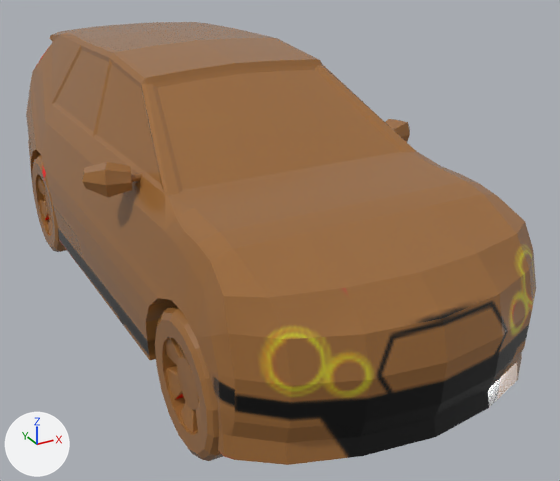
Two versions of the FBX model JackiesLantern/Assets/GameAssets/Models/Level1Models/Car002.fbx, one commit apart.
The view is the same before and after, from a camera (50 mm lens) standing at (-2.128, -4.699, 2.671) and looking at (0.266, -0.346, 0.495). Lighting does not change. The marker at lower left points along +X, +Y and +Z. Where no turn or scale is listed for an object, it has been applied to the vertices.

Objects in the first picture: 'Car002'.
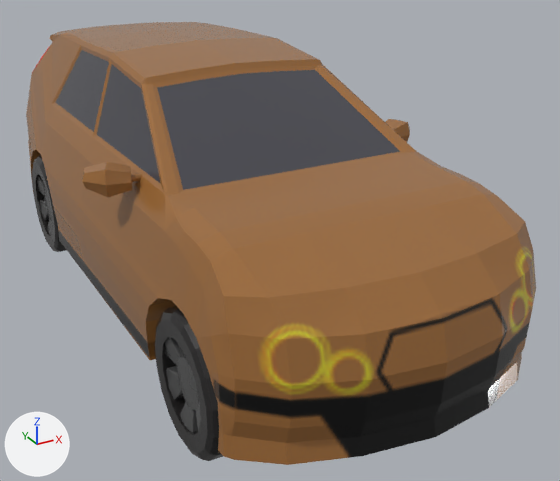
Commit message: fixed car stuff

Boxes [x1, y1, x2, y2] around the edits, measured in the pictures (560 x 481 px):
part 1 of me_mesh, recoloured (brown to grey): [56, 50, 400, 190] in both
part 2 of me_mesh, recoloured (brown to black): [155, 306, 223, 461] in both
part 3 of me_mesh, recoloured (brown to grey): [32, 155, 66, 252] in both
part 4 of me_mesh, recoloured (brown to grey): [165, 338, 201, 432] in both
part 5 of me_mesh, recoloured (brown to grey): [37, 176, 53, 235] in both

Patch to the scene script:
```diff
--- a/JackiesLantern/Assets/GameAssets/Models/Level1Models/Car002.fbx.py
+++ b/JackiesLantern/Assets/GameAssets/Models/Level1Models/Car002.fbx.py
@@ img_cars_ties_base_color_png @@
+img_cars_ties_base_color_png = load_image('Cars_Ties_Base_Color.png', 'LVL1 Textures/Cars_Textures/Cars_Ties_Base_Color.png', 4096, 4096, 'sRGB')
@@ img_cars_rims_base_color_png @@
+img_cars_rims_base_color_png = load_image('Cars_Rims_Base_Color.png', 'LVL1 Textures/Cars_Textures/Cars_Rims_Base_Color.png', 4096, 4096, 'sRGB')
@@ img_cars_windows_base_color_png @@
+img_cars_windows_base_color_png = load_image('Cars_Windows_Base_Color.png', 'LVL1 Textures/Cars_Textures/Cars_Windows_Base_Color.png', 4096, 4096, 'sRGB')
@@ mat_tires @@
+mat_tires = principled_material('tires')
+mat_tires.texture = img_cars_ties_base_color_png
+mat_tires.roughness = 0.2
@@ mat_rims @@
+mat_rims = principled_material('rims')
+mat_rims.texture = img_cars_rims_base_color_png
+mat_rims.roughness = 0.2
@@ mat_windows @@
+mat_windows = principled_material('windows')
+mat_windows.texture = img_cars_windows_base_color_png
+mat_windows.roughness = 0.2
@@ me_mesh @@
 me_mesh.from_pydata(...)  # 1465 vertices, 2894 faces; spans x -1.13..1.13, y -2.41..2.41, z 0.0..1.79
 # used by ob_car002; location = (0.0, 0.0, 0.0)
+# me_mesh part 1: 16 of the faces centred in x -0.74..0.75, y -0.81..0.87, z 1.39..1.54 switch from mat_material__55 (picture img_cars_basecolor_png) to mat_windows (picture img_cars_windows_base_color_png)
+# me_mesh part 2: 256 of the faces centred in x -0.97..-0.67, y -1.92..-1.13, z 0.0..0.79 switch from mat_material__55 (picture img_cars_basecolor_png) to mat_tires (picture img_cars_ties_base_color_png)
+# me_mesh part 3: 256 of the faces centred in x -0.97..-0.67, y 1.01..1.8, z 0.0..0.79 switch from mat_material__55 (picture img_cars_basecolor_png) to mat_tires (picture img_cars_ties_base_color_png)
+# me_mesh part 4: 192 of the faces centred in x -0.94..-0.7, y -1.79..-1.26, z 0.12..0.67 switch from mat_material__55 (picture img_cars_basecolor_png) to mat_rims (picture img_cars_rims_base_color_png)
+# me_mesh part 5: 192 of the faces centred in x -0.94..-0.7, y 1.14..1.67, z 0.12..0.67 switch from mat_material__55 (picture img_cars_basecolor_png) to mat_rims (picture img_cars_rims_base_color_png)
```
